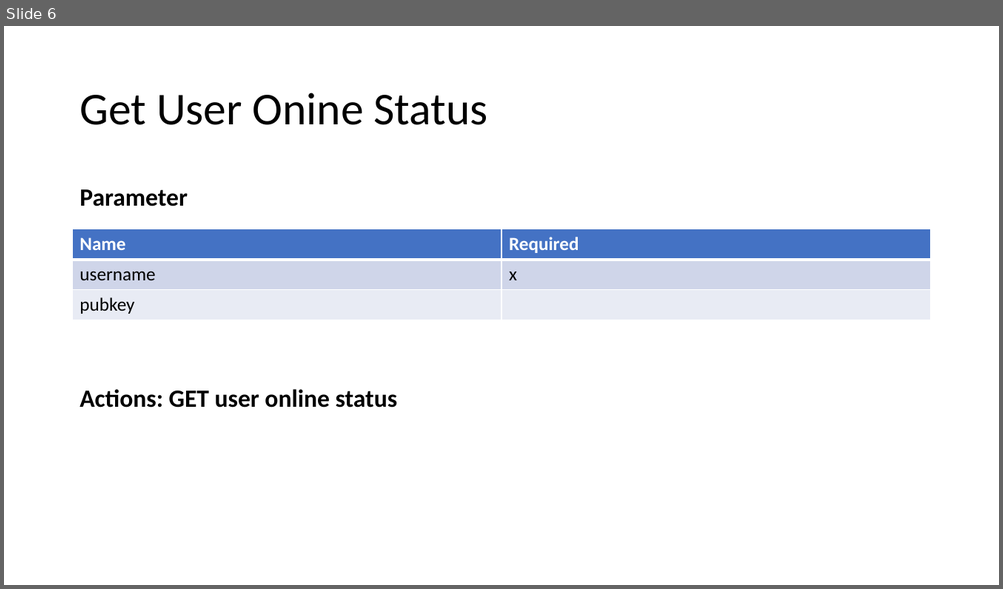
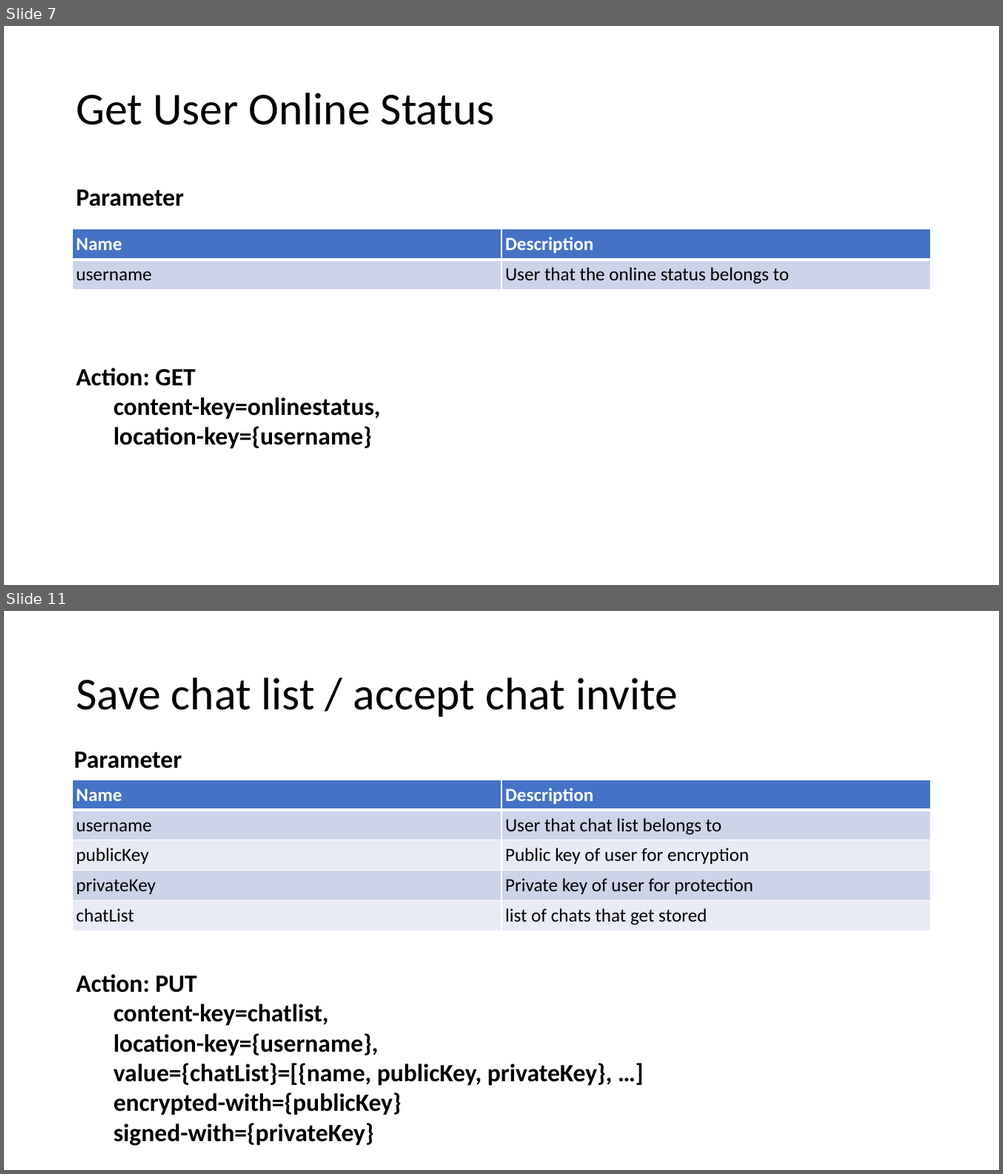
Before and after one commit to lexli8888/DSA-chat, a slide deck: presentation/Challenge Task HS 2018.pptx. Shown one above the other, each under a label of ours: slide 6 before the commit, slides 7 and 11 after it; the slides between them are not shown. The pictures are 1003x589 and 1003x1174 pixels, drawn with LibreOffice and Linux fonts; fonts in the diff are those of the drawing. Boxes give left, top, right and bottom in pixels: in the first picture for what was removed or moved away, otherwise in the second. Text is boxed around its words. In the diff, an @@ line names an element or a change of style, - is before the commit and + after.

```diff
--- a/presentation/Challenge Task HS 2018.pptx
+++ b/presentation/Challenge Task HS 2018.pptx
@@ slide 11 added at [4, 611, 999, 1170], background #FFFFFF @@
@@ title added at [76, 678, 677, 717], 44 pt, text #000000 @@
+Save chat list / accept chat invite
@@ text added at [74, 752, 182, 769], 24 pt, text #000000, bold @@
+Parameter
@@ table added at [73, 780, 930, 928], 5 rows, 2 columns @@
+Name | Description
+username | User that chat list belongs to
+publicKey | Public key of user for encryption
+privateKey | Private key of user for protection
+chatList | list of chats that get stored
@@ text added at [76, 974, 612, 1146], 24 pt, text #000000, bold @@
+Action: PUT
+  content-key=chatlist,
+  location-key={username},
+  value={chatList}=[{name, publicKey, privateKey}, …]
+  encrypted-with={publicKey}
+  signed-with={privateKey}
@@ what was slide 6 is now slide 7 @@
@@ slide 7 changed as well @@
@@ title at [76, 93, 495, 125]: text changed @@
-Get User Onine Status
+Get User Online Status
@@ text "Parameter": place and size @@
-text "Parameter" at [79, 190, 188, 207]
+text "Parameter" at [76, 190, 184, 207]
@@ table at [73, 230, 930, 321] @@
-row 1: Name | Required
-row 2: username | x
-row 3: pubkey | 
+row 1: Name | Description
+row 2: username | User that the online status belongs to
@@ text added at [76, 368, 381, 449], 24 pt, text #000000, bold @@
+Action: GET
+  content-key=onlinestatus,
+  location-key={username}
@@ text removed at [79, 389, 398, 408] @@
-Actions: GET user online status
```
Also in this commit, not shown: 5 other slides changed, 7 other slides added, 7 slides removed.
